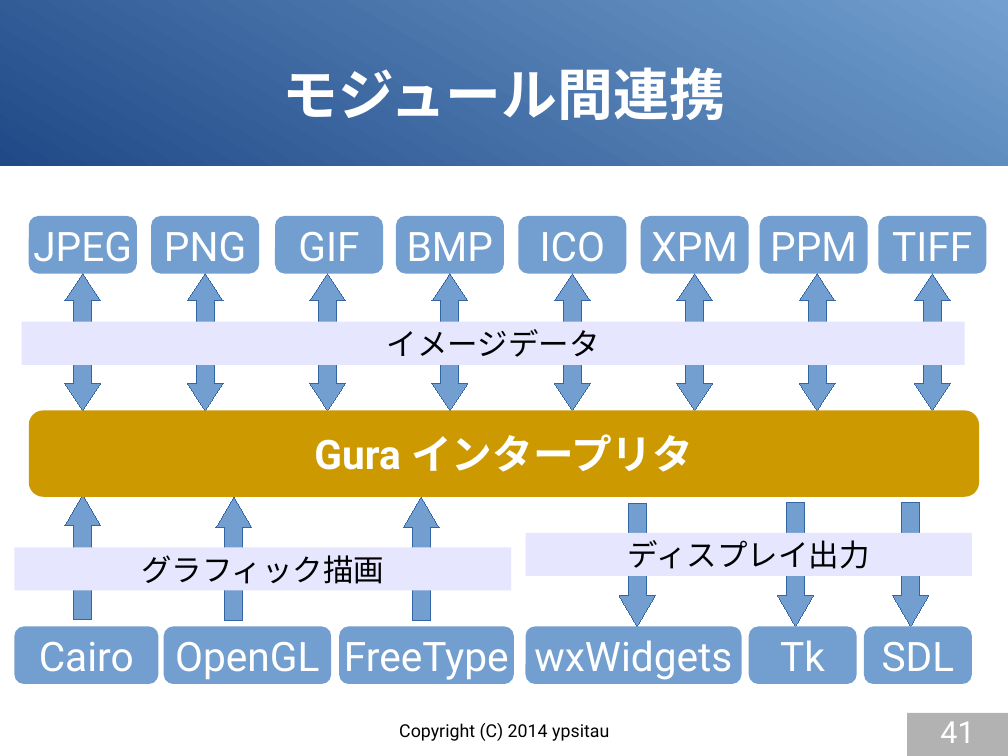
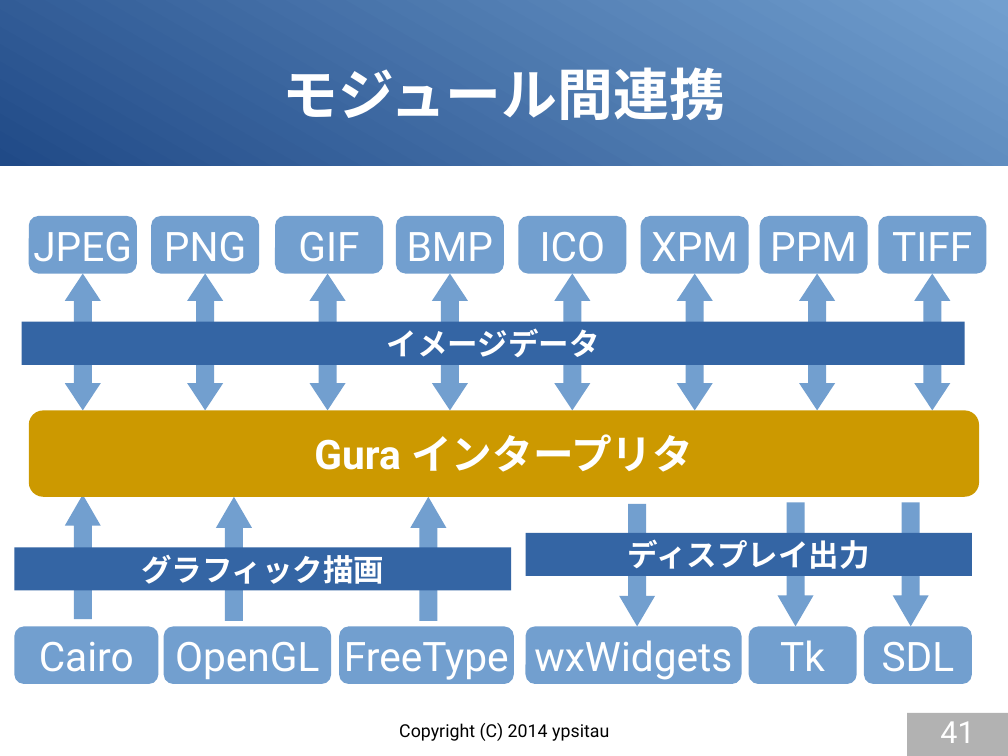
Before and after one commit to gura-lang/gura-doc, a slide deck: slide 41 of presentation/gura-introduction.odp. Drawn at 1008x756 pixels with LibreOffice and Linux fonts; fonts in the diff are those of the drawing. Boxes give left, top, right and bottom in pixels: in the first picture for what was removed or moved away, otherwise in the second. Text is boxed around its words. In the diff, an @@ line names an element or a change of style, - is before the commit and + after.

```diff
--- a/presentation/gura-introduction.odp
+++ b/presentation/gura-introduction.odp
@@ outline #3465A4 0 pt to none in 14 elements at bbox=[65, 273, 101, 411], bbox=[188, 273, 223, 411], bbox=[310, 273, 346, 411], bbox=[432, 273, 467, 411], bbox=[554, 273, 590, 411], bbox=[677, 273, 713, 411], bbox=[799, 273, 835, 411], bbox=[915, 273, 950, 411], bbox=[65, 495, 101, 619], bbox=[216, 497, 252, 621], bbox=[619, 504, 655, 627], bbox=[777, 502, 813, 627], bbox=[893, 502, 928, 627], bbox=[411, 497, 446, 621] @@
@@ up arrow: place and size @@
-up arrow at bbox=[403, 497, 439, 621]
+up arrow at bbox=[411, 497, 446, 621]
@@ text colour #000000 to #FFFFFF, bold on; fill #E6E6FF to #3465A4 in 3 elements at bbox=[22, 322, 965, 365], bbox=[15, 548, 511, 591], bbox=[526, 533, 972, 576] @@
```
Also in this commit, not shown: 6 other slides changed.
